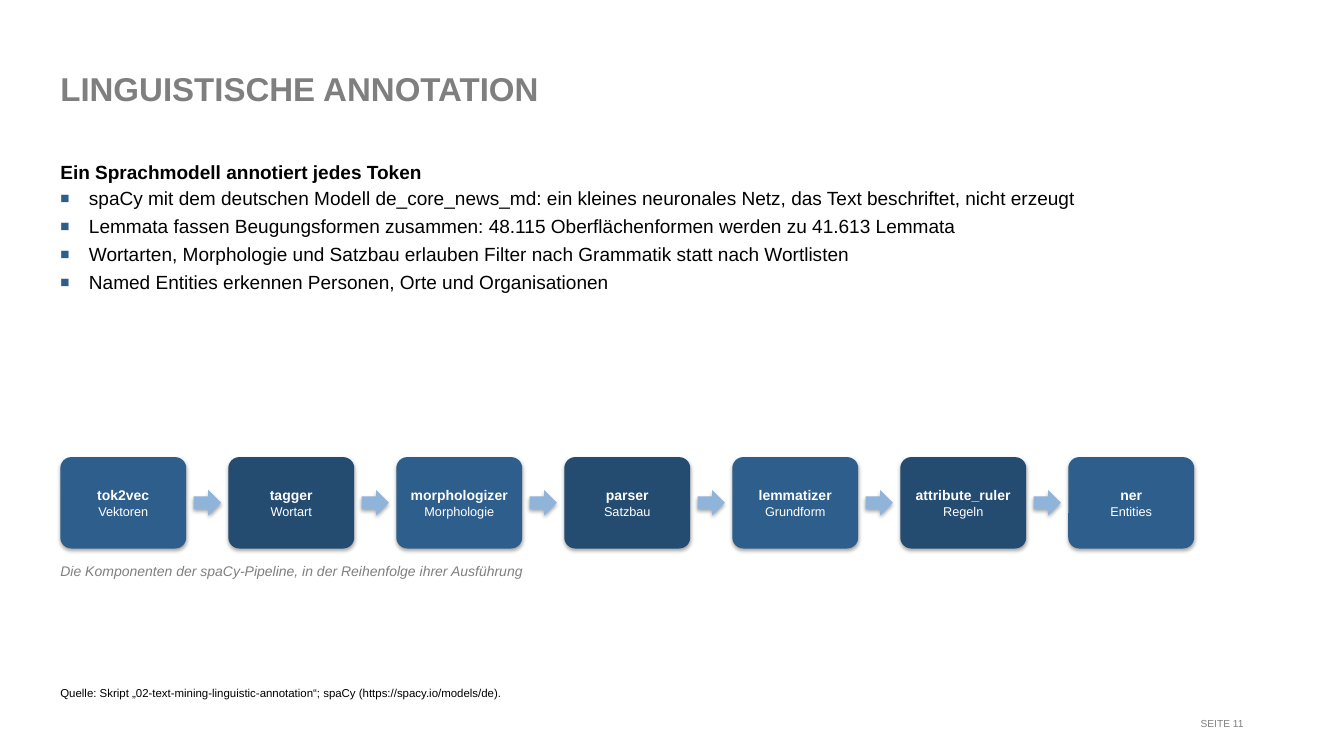
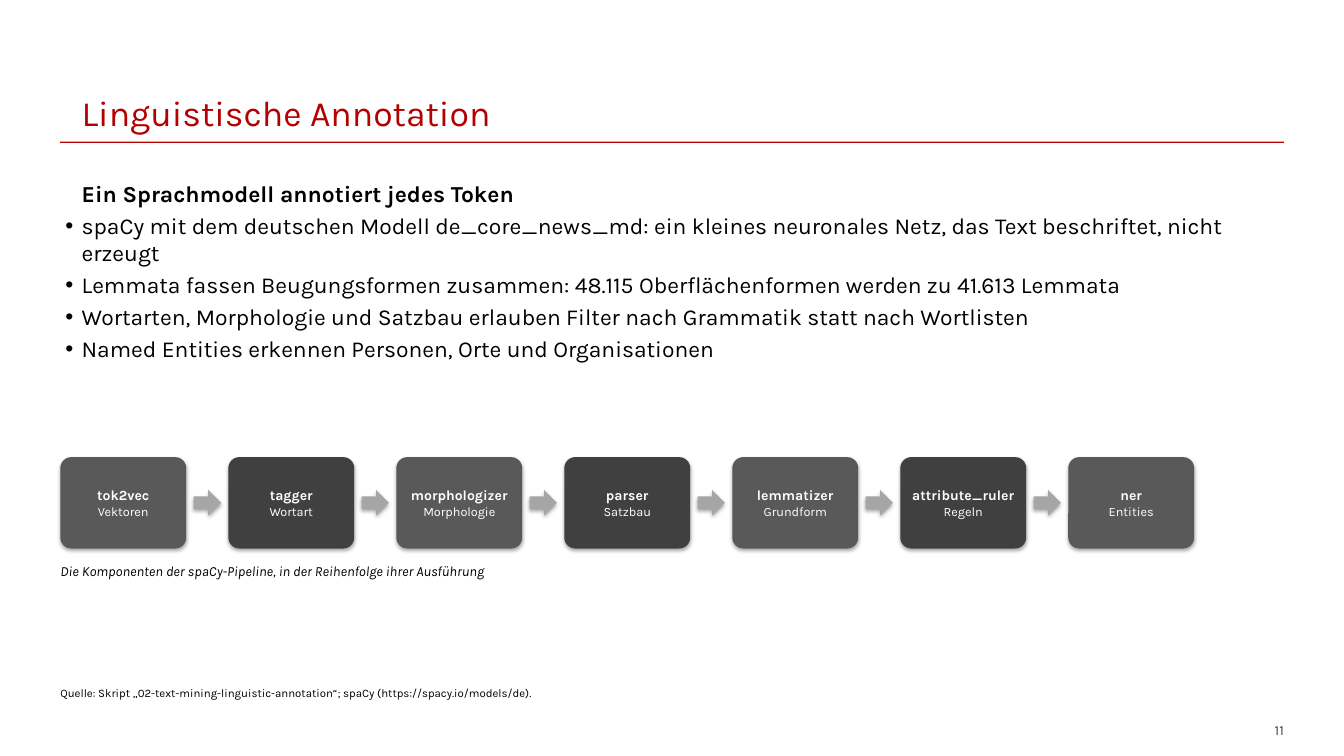
Before and after one commit to franzmohr/intro-text-mining-de, a slide deck: slide 11 of text-mining.odp. Drawn at 1344x756 pixels with LibreOffice and Linux fonts; fonts in the diff are those of the drawing. Boxes give left, top, right and bottom in pixels: in the first picture for what was removed or moved away, otherwise in the second. Text is boxed around its words. In the diff, an @@ line names an element or a change of style, - is before the commit and + after.

```diff
--- a/text-mining.odp
+++ b/text-mining.odp
@@ title "Linguistische Annotation" at <box>82,101,490,134</box>: vertical alignment top to bottom @@
@@ title at <box>82,101,490,134</box>: text changed; size 26 to 28 pt; font Arial to Karla; text colour #7F7F7F to #B30000; bold off @@
-LINGUISTISCHE ANNOTATION
+Linguistische Annotation
@@ line added from (60, 143) to (1284, 143), #B30000 0.99 pt @@
@@ text "Ein Sprachmodell annotiert jedes Token": place and size @@
-text "Ein Sprachmodell annotiert jedes Token" at <box>60,165,1074,293</box>
+text "Ein Sprachmodell annotiert jedes Token" at <box>82,185,1222,363</box>
@@ text "Ein Sprachmodell annotiert jedes Token" at <box>82,185,1222,363</box>: size 15 to 18 pt, font Arial to Karla; indent changed; bullet ■ to •; bullet colour #2E5E8C to #000000 @@
@@ font Arial to Karla; fill #244B70 to #404040 in 3 elements at <box>229,457,355,549</box>, <box>564,457,690,549</box>, <box>901,457,1027,549</box> @@
@@ font Arial to Karla; fill #2E5E8C to #595959 in 4 elements at <box>60,457,187,549</box>, <box>396,457,522,549</box>, <box>732,457,859,549</box>, <box>1068,457,1194,549</box> @@
@@ fill #8FB3D9 to #A6A6A6 in 6 elements at <box>194,490,221,516</box>, <box>361,490,389,516</box>, <box>529,490,557,516</box>, <box>698,490,725,516</box>, <box>866,490,893,516</box>, <box>1033,490,1061,516</box> @@
@@ text "Die Komponenten der spaCy-Pipeline, in ..." at <box>60,566,484,580</box>: font Arial to Karla, text colour #7F7F7F to #000000 @@
@@ text "Quelle: Skript „02-text-mining-linguistic-annotation“; spaCy ..." at <box>60,688,531,700</box>: font Arial to Karla @@
@@ page number at <box>1275,726,1284,735</box>: vertical alignment top to bottom @@
@@ page number at <box>1275,726,1284,735</box>: text changed; size 8 to 11 pt; font Arial to Karla; text colour #7F7F7F to #404040 @@
-SEITE 11
+11
```
Also in this commit, not shown: 25 other slides changed, 2 slides added, 2 slides removed.
